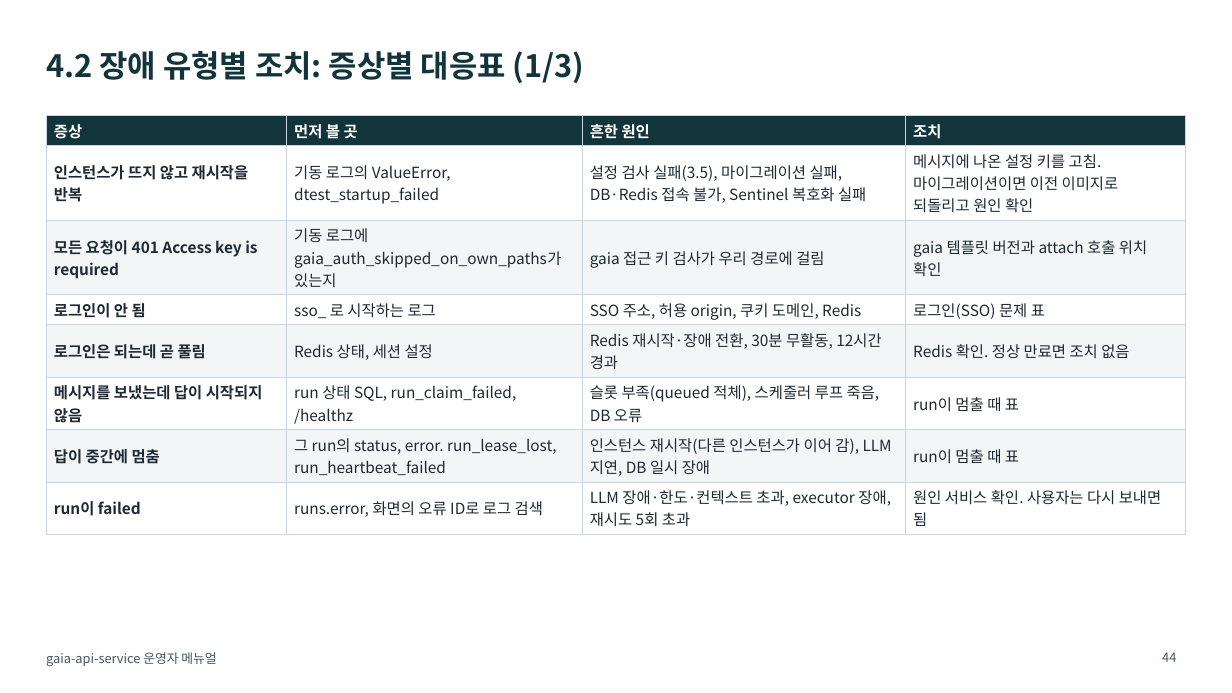
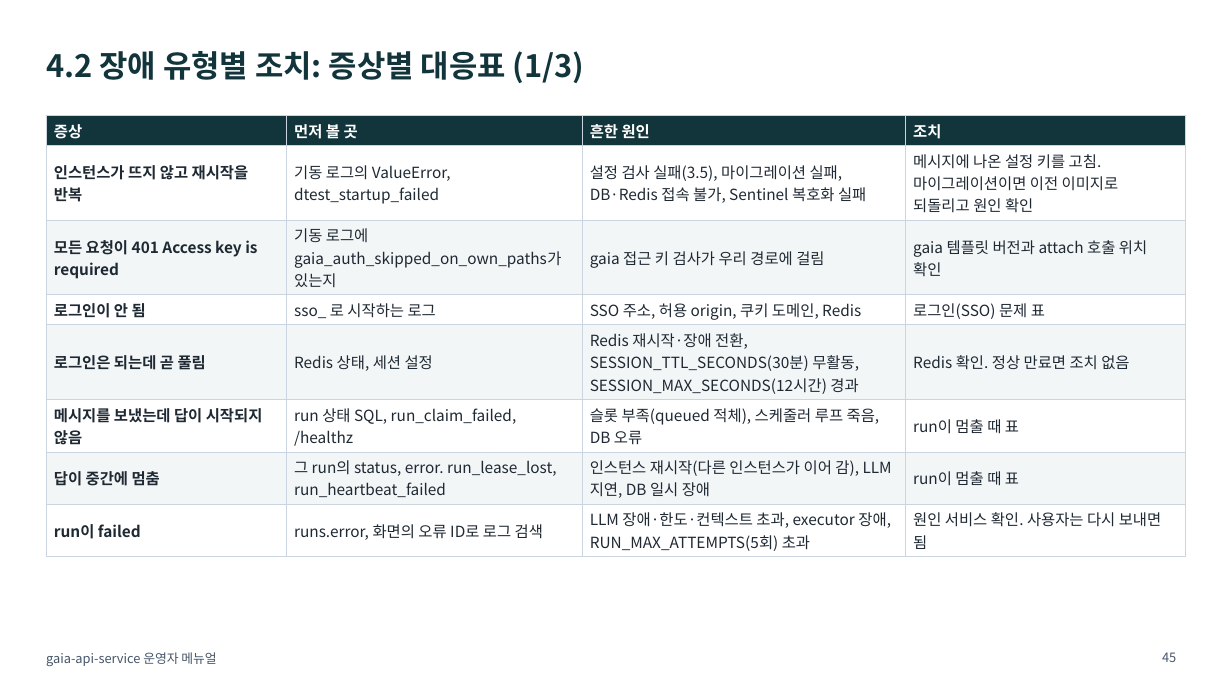
Before and after one commit to KimHwaJin/pr-agentic-service, a slide deck: slide 45 of docs/deliverables/08-operator-manual.pptx (slide 44 before the commit). Drawn at 1232x693 pixels with LibreOffice and Linux fonts; fonts in the diff are those of the drawing. Boxes give left, top, right and bottom in pixels: in the first picture for what was removed or moved away, otherwise in the second. Text is boxed around its words. In the diff, an @@ line names an element or a change of style, - is before the commit and + after.

```diff
--- a/docs/deliverables/08-operator-manual.pptx
+++ b/docs/deliverables/08-operator-manual.pptx
@@ table at [46,116,1186,555] @@
-row 5, column 3: Redis 재시작·장애 전환, 30분 무활동, 12시간 경과
+row 5, column 3: Redis 재시작·장애 전환, SESSION_TTL_SECONDS(30분) 무활동, SESSION_MAX_SECONDS(12시간) 경과
-row 8, column 3: LLM 장애·한도·컨텍스트 초과, executor 장애, 재시도 5회 초과
+row 8, column 3: LLM 장애·한도·컨텍스트 초과, executor 장애, RUN_MAX_ATTEMPTS(5회) 초과
@@ page number at [1162,652,1176,662]: text changed @@
-44
+45
```
Also in this commit, not shown: 19 other slides changed, 1 slide added, 5 other files.
